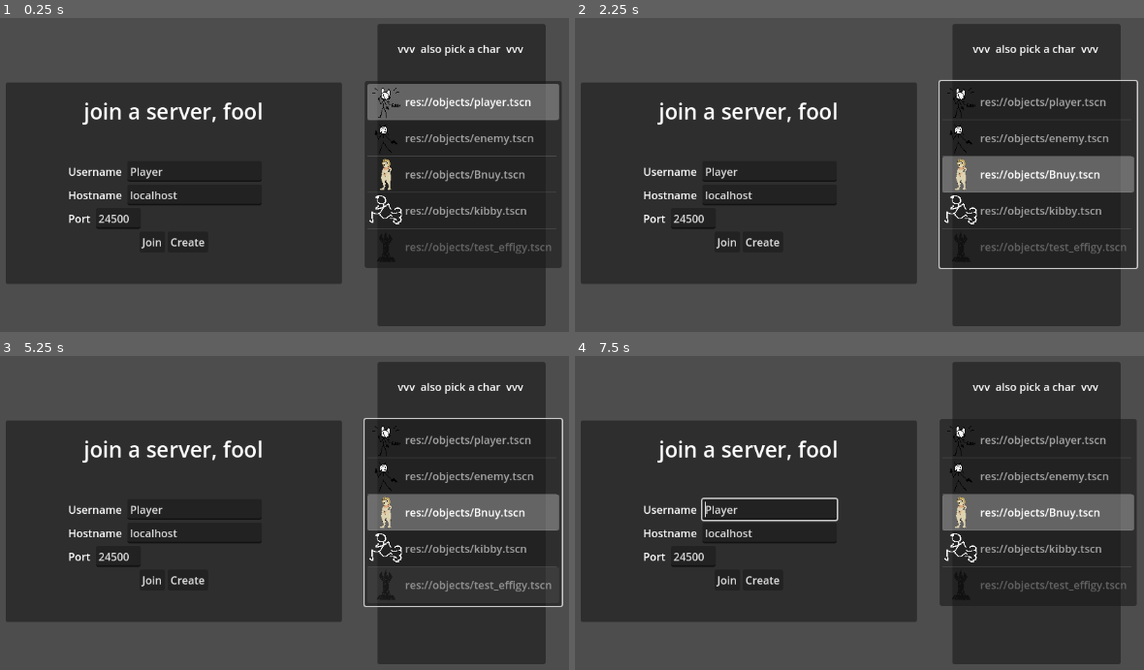
Above: before the commit, frames 1-4 (two rows, left to right).
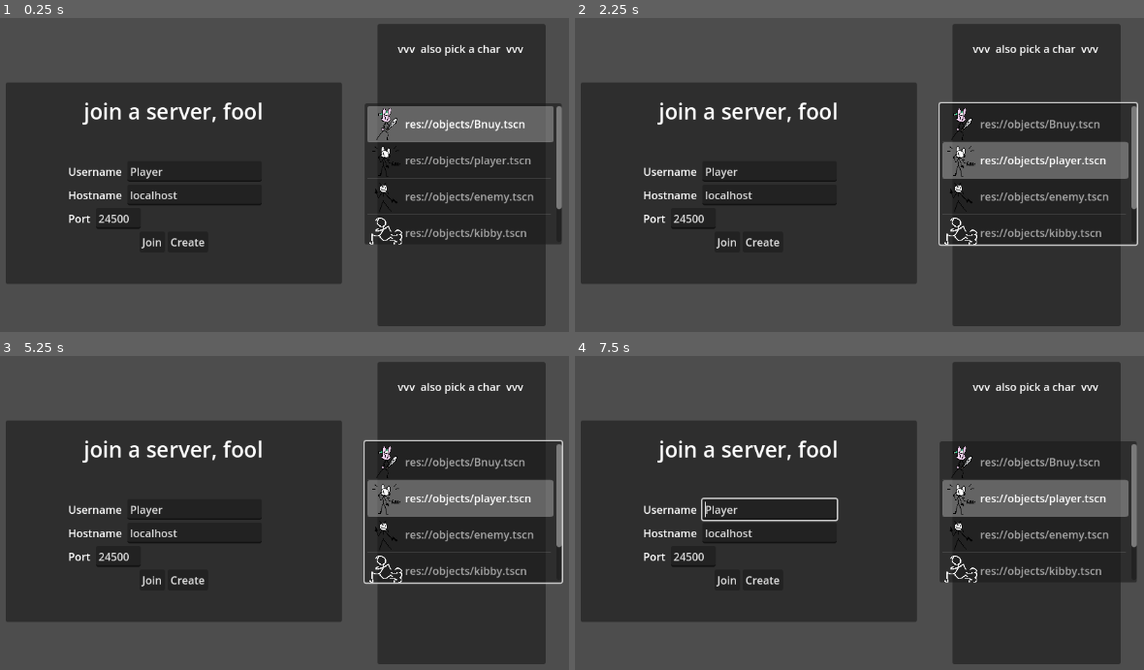
Above: after the commit, the same moments.

Repository: ndvrxd/cultism
Game: Godot game, scene res://connectScreen.tscn
Two runs of this game, one before a commit and one after it. Both use one fixed random seed, a clock stepped at 60 frames per second and the inputs below.
Inputs (mouse positions are in pixels of both pictures, inside the frame that each line leads up to):
- Up to frame 1 (0.25 s): no input
- Up to frame 2 (2.25 s): click "Create" at 0.5 s; click "Join" at 1.25 s; move the mouse to (1024, 162) at 2.02 s; hold D (right) from 2.03 s (still down); click (1024, 162) at 2.1 s
- Up to frame 3 (5.25 s): tap Enter (Chat) at 2.75, 4.25 s; move the mouse to (125, 544) at 2.77 s; release D (right) at 2.78 s; hold S (down) 2.78-3.53 s; tap K (CameraTiltDown) at 2.85 s; click (125, 544) at 3.05 s; tap Space at 3.5, 5 s; move the mouse to (358, 425) at 3.52 s; hold D (right) 3.53-4.28 s; tap Mouse wheel down (CameraTiltDownImpulse) at 3.6 s; click (358, 425) at 3.8 s; move the mouse to (238, 607) at 4.27 s; hold W (up) 4.28-5.03 s; tap I (CameraTiltUp) at 4.35 s; click (238, 607) at 4.55 s; move the mouse to (512, 585) at 5.02 s; hold A (left) from 5.03 s (still down); tap Mouse wheel up (CameraTiltUpImpulse) at 5.1 s
- Up to frame 4 (7.5 s): click (1087, 585) at 5.3 s; tap Enter (Chat) at 5.75, 5.85 s; move the mouse to (620, 456) at 5.77 s; click (620, 456) at 6.05 s; tap Space at 6.5 s; move the mouse to (893, 522) at 6.52 s; release A (left) at 6.53 s; hold S (down) 6.53-7.28 s; tap Down (LookDown) at 6.6 s; click (893, 522) at 6.8 s; move the mouse to (740, 412) at 7.27 s; hold D (right) from 7.28 s (still down); tap Left (LookLeft) at 7.35 s

The runs differ from the first frame. In frame 1, 7.7% of the frame differs, in the area x 64-99%, y 20-80%; in frame 2, 7.6%; in frame 3, 7.4%; in frame 4, 7.1%.

Commit message:
bunny placeholder art

Diff:
--- a/cult-game-version-0.1/connectScreen.tscn
+++ b/cult-game-version-0.1/connectScreen.tscn
@@ -1,10 +1,10 @@
 [gd_scene load_steps=9 format=3 uid="uid://bqn8v6gbnfj1u"]
 
 [ext_resource type="Script" path="res://connectScreen.gd" id="1_bvb16"]
+[ext_resource type="Texture2D" uid="uid://b5k4twe1vvha5" path="res://art/character ph/bunny ph.png" id="2_lufnk"]
 [ext_resource type="Texture2D" uid="uid://veo5l360amx3" path="res://art/player ph.png" id="2_pnqp7"]
 [ext_resource type="Texture2D" uid="uid://6i8qff0kq7ei" path="res://art/enemy ph.png" id="3_ggp5m"]
 [ext_resource type="Texture2D" uid="uid://cqrh7ndjucvg5" path="res://art/effigy ph.png" id="4_f673u"]
-[ext_resource type="Texture2D" uid="uid://bnet23nlankpn" path="res://art/sprites/characters/bnuy/BUNBUNBUNBUN.png" id="5_kho54"]
 [ext_resource type="Texture2D" uid="uid://bdeo180vqay6m" path="res://art/run.png" id="6_l78gu"]
 
 [sub_resource type="LabelSettings" id="LabelSettings_3pw02"]
@@ -150,20 +150,19 @@
 anchor_right = 0.5
 anchor_bottom = 0.5
 offset_left = -144.0
-offset_top = -86.0
+offset_top = -107.115
 offset_right = 149.0
-offset_bottom = 84.0
+offset_bottom = 103.185
 grow_horizontal = 2
 grow_vertical = 2
-auto_height = true
 item_count = 5
 fixed_icon_size = Vector2i(50, 50)
-item_0/text = "res://objects/player.tscn"
-item_0/icon = ExtResource("2_pnqp7")
-item_1/text = "res://objects/enemy.tscn"
-item_1/icon = ExtResource("3_ggp5m")
-item_2/text = "res://objects/Bnuy.tscn"
-item_2/icon = ExtResource("5_kho54")
+item_0/text = "res://objects/Bnuy.tscn"
+item_0/icon = ExtResource("2_lufnk")
+item_1/text = "res://objects/player.tscn"
+item_1/icon = ExtResource("2_pnqp7")
+item_2/text = "res://objects/enemy.tscn"
+item_2/icon = ExtResource("3_ggp5m")
 item_3/text = "res://objects/kibby.tscn"
 item_3/icon = ExtResource("6_l78gu")
 item_4/text = "res://objects/test_effigy.tscn"
--- a/cult-game-version-0.1/objects/Bnuy.tscn
+++ b/cult-game-version-0.1/objects/Bnuy.tscn
@@ -1,37 +1,74 @@
-[gd_scene load_steps=5 format=3 uid="uid://bc03astovlgfb"]
+[gd_scene load_steps=9 format=3 uid="uid://7j4v8eoc5ewj"]
 
-[ext_resource type="Script" path="res://scripts/bnuy.gd" id="1_i4ej6"]
-[ext_resource type="Texture2D" uid="uid://bnet23nlankpn" path="res://art/sprites/characters/bnuy/BUNBUNBUNBUN.png" id="2_fcy37"]
-[ext_resource type="Texture2D" uid="uid://clqo76f6tebyl" path="res://art/arrow.png" id="3_lmv2m"]
+[ext_resource type="Script" path="res://scripts/bnuy.gd" id="1_hjkeh"]
+[ext_resource type="Texture2D" uid="uid://b5k4twe1vvha5" path="res://art/character ph/bunny ph.png" id="2_nbsft"]
+[ext_resource type="Texture2D" uid="uid://clqo76f6tebyl" path="res://art/arrow.png" id="3_l3qs8"]
+[ext_resource type="Texture2D" uid="uid://c3l4kkjo4q83i" path="res://art/particle/sparkle haha.png" id="4_yi6nd"]
 
-[sub_resource type="CapsuleShape2D" id="CapsuleShape2D_qr3n5"]
-radius = 16.0
-height = 50.0
+[sub_resource type="CapsuleShape2D" id="CapsuleShape2D_mtypy"]
+radius = 22.0
+height = 88.0
 
-[node name="Bnuy" type="CharacterBody2D"]
-script = ExtResource("1_i4ej6")
-entityName = "Bnuy"
-team = 2
-objPath = "res://objects/Bnuy.tscn"
-healthBarColor = Color(0.853986, 0.000588543, 0.855574, 1)
+[sub_resource type="Curve" id="Curve_78r1v"]
+min_value = -2.0
+max_value = 2.0
+_data = [Vector2(0, 1), 0.0, 0.0, 0, 0, Vector2(0.476852, 0.10989), 0.0, 0.0, 0, 0, Vector2(1, 0.0219781), 0.0, 0.0, 0, 0]
+point_count = 3
+
+[sub_resource type="CurveTexture" id="CurveTexture_c2e3b"]
+curve = SubResource("Curve_78r1v")
+
+[sub_resource type="ParticleProcessMaterial" id="ParticleProcessMaterial_b5pqp"]
+particle_flag_disable_z = true
+emission_shape_offset = Vector3(0, -90, 0)
+orbit_velocity_min = -3.5
+orbit_velocity_max = -3.5
+orbit_velocity_curve = SubResource("CurveTexture_c2e3b")
+gravity = Vector3(0, 0, 0)
+scale_min = 0.5
+scale_max = 0.5
+
+[node name="bnuny" type="CharacterBody2D"]
+y_sort_enabled = true
+texture_filter = 6
+collision_layer = 4
+slide_on_ceiling = false
+script = ExtResource("1_hjkeh")
+
+[node name="CollisionShape2D" type="CollisionShape2D" parent="."]
+position = Vector2(-1, -44)
+shape = SubResource("CapsuleShape2D_mtypy")
+
+[node name="upright_anchor" type="Node2D" parent="." groups=["upright_sprite"]]
+y_sort_enabled = true
+
+[node name="Sprite2D" type="Sprite2D" parent="upright_anchor"]
+texture_filter = 1
+position = Vector2(5.5, 0)
+scale = Vector2(0.765, 0.765)
+texture = ExtResource("2_nbsft")
+offset = Vector2(0, -91)
 
 [node name="shoulder" type="Node2D" parent="."]
-position = Vector2(0, -64)
+position = Vector2(0, -79)
 
 [node name="Sprite2D" type="Sprite2D" parent="shoulder"]
 modulate = Color(0.489618, 0.433017, 0.996861, 1)
 z_index = 1
 position = Vector2(65, 0)
 rotation = 1.5708
-texture = ExtResource("3_lmv2m")
+texture = ExtResource("3_l3qs8")
 
-[node name="CollisionShape2D" type="CollisionShape2D" parent="."]
-position = Vector2(0, -49)
-shape = SubResource("CapsuleShape2D_qr3n5")
-
-[node name="Node2D" type="Node2D" parent="." groups=["upright_sprite"]]
-
-[node name="Sprite2D" type="Sprite2D" parent="Node2D"]
-scale = Vector2(0.0559503, 0.0559503)
-texture = ExtResource("2_fcy37")
-offset = Vector2(0, -1048.93)
+[node name="swordwoosh" type="GPUParticles2D" parent="shoulder"]
+z_index = 1
+texture_filter = 1
+emitting = false
+amount = 1
+process_material = SubResource("ParticleProcessMaterial_b5pqp")
+texture = ExtResource("4_yi6nd")
+lifetime = 0.5
+one_shot = true
+fixed_fps = 60
+local_coords = true
+trail_enabled = true
+trail_lifetime = 0.24
--- a/cult-game-version-0.1/scripts/bnuy.gd
+++ b/cult-game-version-0.1/scripts/bnuy.gd
@@ -1,7 +1,44 @@
 extends Entity
 
-# Called when the node enters the scene tree for the first time.
-func _ready() -> void:
+var swordShape:CircleShape2D = CircleShape2D.new()
+@export var swordRange = 100
+@export var swordDamage = 34
+
+var swingTimer = 0;
+@export var swingDelay = 0.65;
+@export var maxHits = 3;
+
+var swordHitFx:PackedScene = preload("res://objects/vfx/sword_hit.tscn")
+
+func _ready():
 	super._ready()
-	stat_speed = Stat.fromBase(600);
-	stat_maxHp = Stat.fromBase(75);
+	swordShape.radius = 50;
+	hit_landed.connect(onHit)
+
+func _process(delta):
+	$upright_anchor/Sprite2D.flip_h = lookDirection.x < 0
+	super._process(delta)
+	if swingTimer > 0: swingTimer -= delta
+
+@rpc("any_peer", "call_local", "reliable")
+func primaryFire(target:Vector2) -> void:
+	super.primaryFire(target)
+	if swingTimer <= 0:
+		$shoulder/swordwoosh.restart()
+		if multiplayer.get_remote_sender_id() != multiplayer.get_unique_id(): return
+	# everything beyond this point happens clientside
+		var ents = shapeCastFromShoulder(lookDirection*swordRange, swordShape)
+		var hits = 0
+		for e:Entity in ents:
+			if team != e.team:
+				e.changeHealth.rpc(e.health, -swordDamage, get_path())
+				hits += 1
+			if hits >= maxHits:
+				break
+		swingTimer = swingDelay
+
+func onHit(pos:Vector2, normal:Vector2):
+	var temp = swordHitFx.instantiate()
+	temp.emitting = true
+	temp.global_position = pos
+	get_parent().add_child(temp)
Binary file added: cult-game-version-0.1/art/character ph/bunny ph.png
Not shown, added: cult-game-version-0.1/art/character ph/bunny ph.png.import
Binary file added: cult-game-version-0.1/art/sprites/bunny ph.png
Not shown, added: cult-game-version-0.1/art/sprites/bunny ph.png.import
